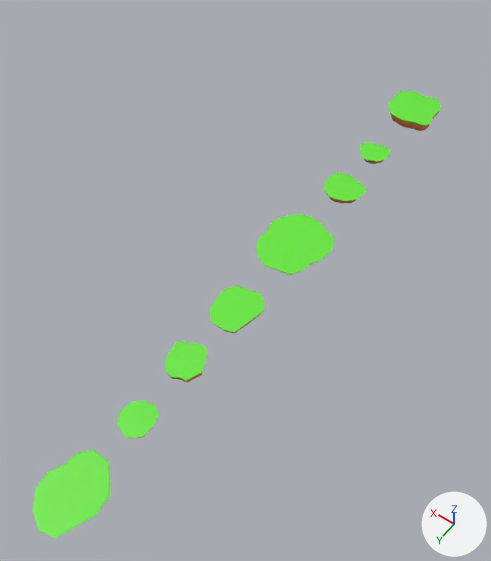
Two versions of the Blender file Models/Island1.blend, one commit apart.
Before and after are seen from a camera (50 mm lens) standing at (-67.0, 25.0, 155.0) and looking at (7.0, -79.0, -8.0). Lighting does not change. The marker at lower right points along +X, +Y and +Z.

The first picture shows 'Island 2', 'Island 3', 'Island 4', 'Island 5', 'Island 6', 'Island 7', 'Island 8'.
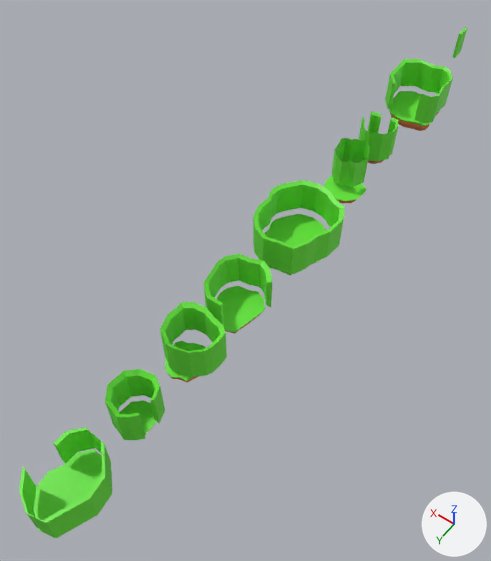
The newer file is also turned or shifted as a whole; pictures and numbers use the older file's frame.

Location of each change, [x1, y1, x2, y2] in pixels of the pictures (491 x 561 px):
'Island 3.001', added (green)
    after: [253, 180, 345, 274]
'Island 7.001', added (green)
    after: [19, 427, 112, 538]
'Island 2.001', added (green)
    after: [160, 302, 227, 377]
'Island 6.001', added (green)
    after: [105, 369, 165, 440]
'Island 8.001', added (green)
    after: [385, 59, 453, 124]
'Island 4.001', added (green)
    after: [204, 254, 272, 326]
'Island 5.001', added (green)
    after: [332, 138, 370, 187]
'Island 1.001', added (green)
    after: [359, 111, 399, 161]
'Island 3.002', added
    after: [453, 27, 467, 58]
'Island 3', unchanged, covered by the edit
    before: [256, 214, 334, 275]
    after: [264, 214, 327, 275]
'Island 5', unchanged, covered by the edit
    before: [165, 341, 207, 381]
    after: [165, 341, 206, 381]

What changed in the scene script:
```text
Add mat_grass_001:
    mat_grass_001 = principled_material('Grass.001')
    mat_grass_001.base_color = (0.138, 0.801, 0.0421)  # green #68e73a
Add me_vert_024:
    me_vert_024.from_pydata([(-0.01, -2.68, -0.06), (0.01, 2.79, -0.01), (-0.01, -2.69, 9.94), (0.0, 2.79, 9.99), (0.99, -2.68, -0.06), (1.01, 2.79, -0.01), (0.99, -2.69, 9.94), (1.0, 2.79, 9.99)], [], [(0, 2, 3, 1), (4, 5, 7, 6), (2, 0, 4, 6), (0, 1, 5, 4), (1, 3, 7, 5), (3, 2, 6, 7)])
    me_vert_024.materials.append(mat_grass_001)  # green #68e73a
Add me_vert_023:
    me_vert_023.from_pydata(...)  # 48 vertices, 46 faces; spans x -9.4..7.6, y -10.1..11.4, z -0.1..10.0
    me_vert_023.materials.append(mat_grass)  # green #68e73a
Add me_vert_022:
    me_vert_022.from_pydata(...)  # 56 vertices, 54 faces; spans x -5.83..5.83, y -6.51..7.15, z -1.31..11.24
    me_vert_022.materials.append(mat_grass)  # green #68e73a
Add me_vert_021:
    me_vert_021.from_pydata(...)  # 30 vertices, 15 faces; spans x -5.18..6.37, y -6.14..6.56, z -0.12..10.04
    me_vert_021.materials.append(mat_grass)  # green #68e73a
Add me_vert_020:
    me_vert_020.from_pydata(...)  # 44 vertices, 42 faces; spans x -8.6..7.5, y -9.0..10.0, z -0.9..10.8
    me_vert_020.materials.append(mat_grass)  # green #68e73a
Add me_vert_019:
    me_vert_019.from_pydata(...)  # 76 vertices, 76 faces; spans x -12.4..11.2, y -13.4..14.3, z -0.7..10.6
    me_vert_019.materials.append(mat_grass)  # green #68e73a
Add me_vert_018:
    me_vert_018.from_pydata(...)  # 72 vertices, 72 faces; spans x -8.2..7.3, y -7.5..7.2, z -1.0..11.0
    me_vert_018.materials.append(mat_grass)  # green #68e73a
Add me_vert_017:
    me_vert_017.from_pydata(...)  # 114 vertices, 110 faces; spans x -5.87..6.17, y -5.19..5.77, z -1.33..10.28
    me_vert_017.materials.append(mat_grass)  # green #68e73a
Add me_vert_016:
    me_vert_016.from_pydata(...)  # 56 vertices, 54 faces; spans x -9.8..9.9, y -10.2..9.0, z -0.5..10.8
    me_vert_016.materials.append(mat_grass)  # green #68e73a
Add ob_island_3_002:
    ob_island_3_002 = bpy.data.objects.new('Island 3.002', me_vert_024)
    ob_island_3_002.location = (0.0, -210.0, 2.0)
Add ob_island_7_001:
    ob_island_7_001 = bpy.data.objects.new('Island 7.001', me_vert_023)
    ob_island_7_001.location = (0.0, 0.0, 2.0)
Add ob_island_6_001:
    ob_island_6_001 = bpy.data.objects.new('Island 6.001', me_vert_022)
    ob_island_6_001.location = (0.0, -23.0, 2.0)
Add ob_island_5_001:
    ob_island_5_001 = bpy.data.objects.new('Island 5.001', me_vert_021)
    ob_island_5_001.location = (0.0, -128.0, 2.0)
Add ob_island_4_001:
    ob_island_4_001 = bpy.data.objects.new('Island 4.001', me_vert_020)
    ob_island_4_001.location = (0.0, -65.0, 2.0)
Add ob_island_3_001:
    ob_island_3_001 = bpy.data.objects.new('Island 3.001', me_vert_019)
    ob_island_3_001.location = (0.0, -95.0, 2.0)
Add ob_island_2_001:
    ob_island_2_001 = bpy.data.objects.new('Island 2.001', me_vert_018)
    ob_island_2_001.location = (0.0, -45.0, 2.0)
Add ob_island_1_001:
    ob_island_1_001 = bpy.data.objects.new('Island 1.001', me_vert_017)
    ob_island_1_001.location = (0.0, -144.0, 2.0)
Add ob_island_8_001:
    ob_island_8_001 = bpy.data.objects.new('Island 8.001', me_vert_016)
    ob_island_8_001.location = (0.0, -174.0, 2.0)
```
